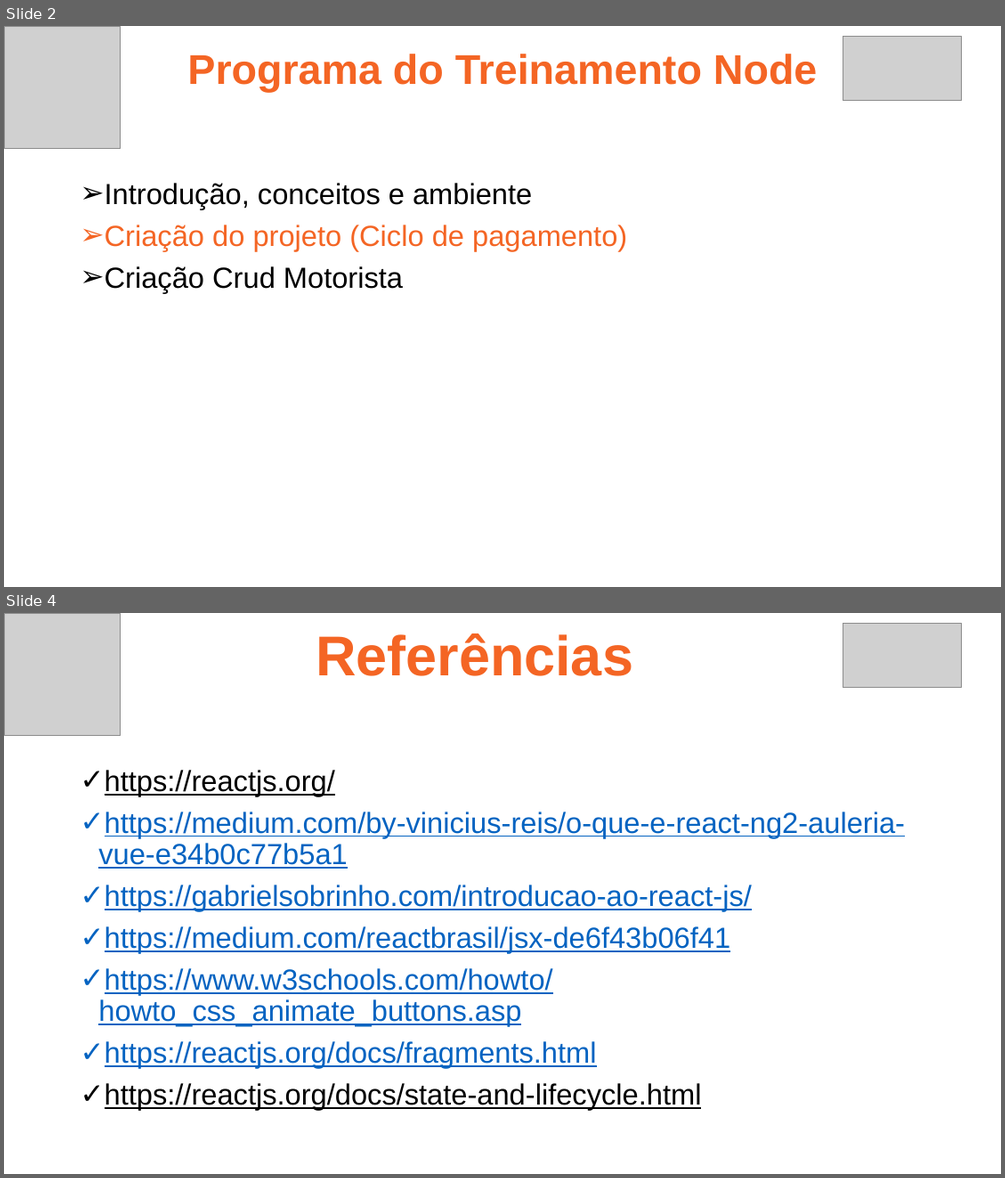
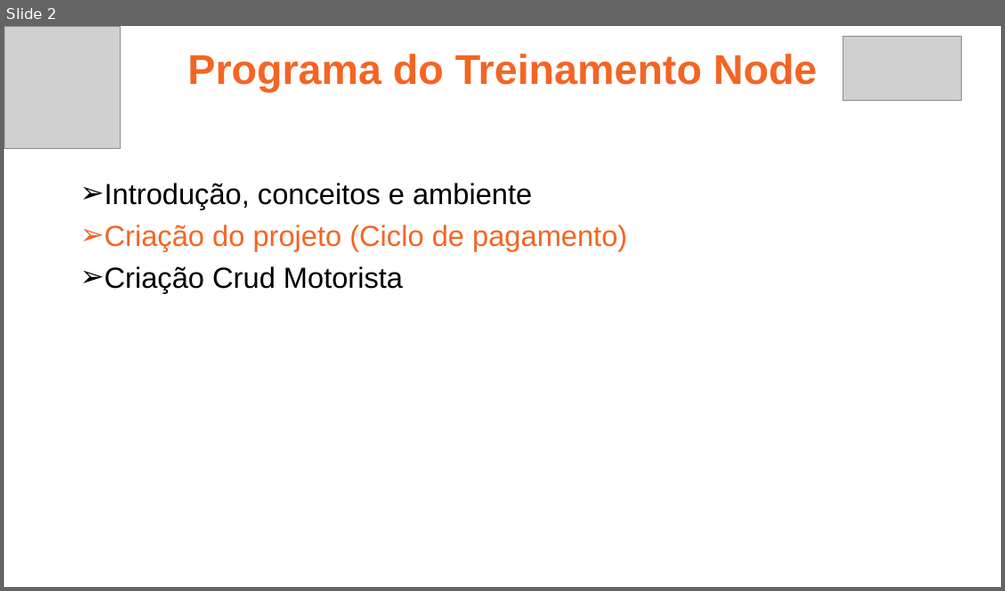
Before and after one commit to ruan4f/Treinamento_Node_React, a slide deck: material/ReactAula2.pptx. Shown one above the other, each under a label of ours: slides 2 and 4 before the commit, slide 2 after it; the slides between them are not shown. The pictures are 1005x1178 and 1005x591 pixels, drawn with LibreOffice and Linux fonts; fonts in the diff are those of the drawing; grey boxes stand for pictures. Boxes give left, top, right and bottom in pixels: in the first picture for what was removed or moved away, otherwise in the second. Text is boxed around its words. In the diff, an @@ line names an element or a change of style, - is before the commit and + after.

```diff
--- a/material/ReactAula2.pptx
+++ b/material/ReactAula2.pptx
@@ slide 4 removed at [4,613,1001,1174], background #FFFFFF @@
@@ picture removed at [4,613,120,736] @@
@@ text removed at [316,633,633,676] @@
-Referências
@@ picture removed at [843,623,961,687] @@
@@ text removed at [98,770,905,1110] @@
-✓ https://reactjs.org/
-✓ https://medium.com/by-vinicius-reis/o-que-e-react-ng2-auleria-vue-e34b0c77b5a1
-✓ https://gabrielsobrinho.com/introducao-ao-react-js/
-✓ https://medium.com/reactbrasil/jsx-de6f43b06f41
-✓ https://www.w3schools.com/howto/howto_css_animate_buttons.asp
-✓ https://reactjs.org/docs/fragments.html
-✓ https://reactjs.org/docs/state-and-lifecycle.html
```
Also in this commit, not shown: 1 slide changed, 2 slides added, 2 other files.
